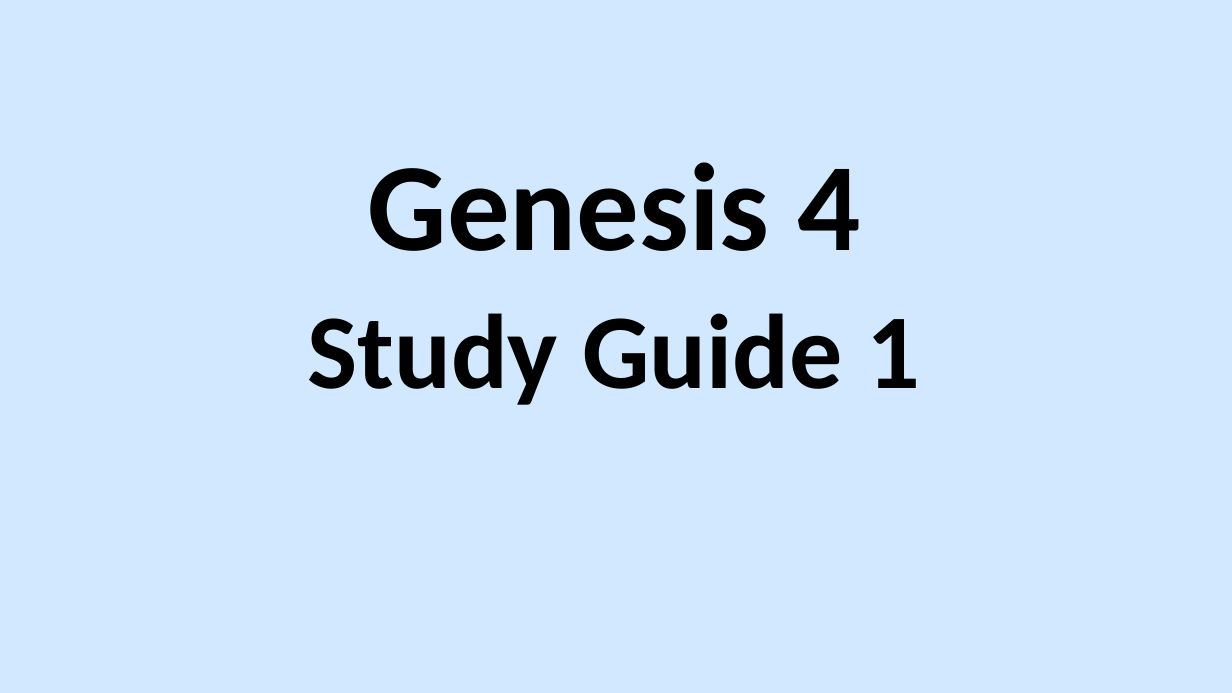
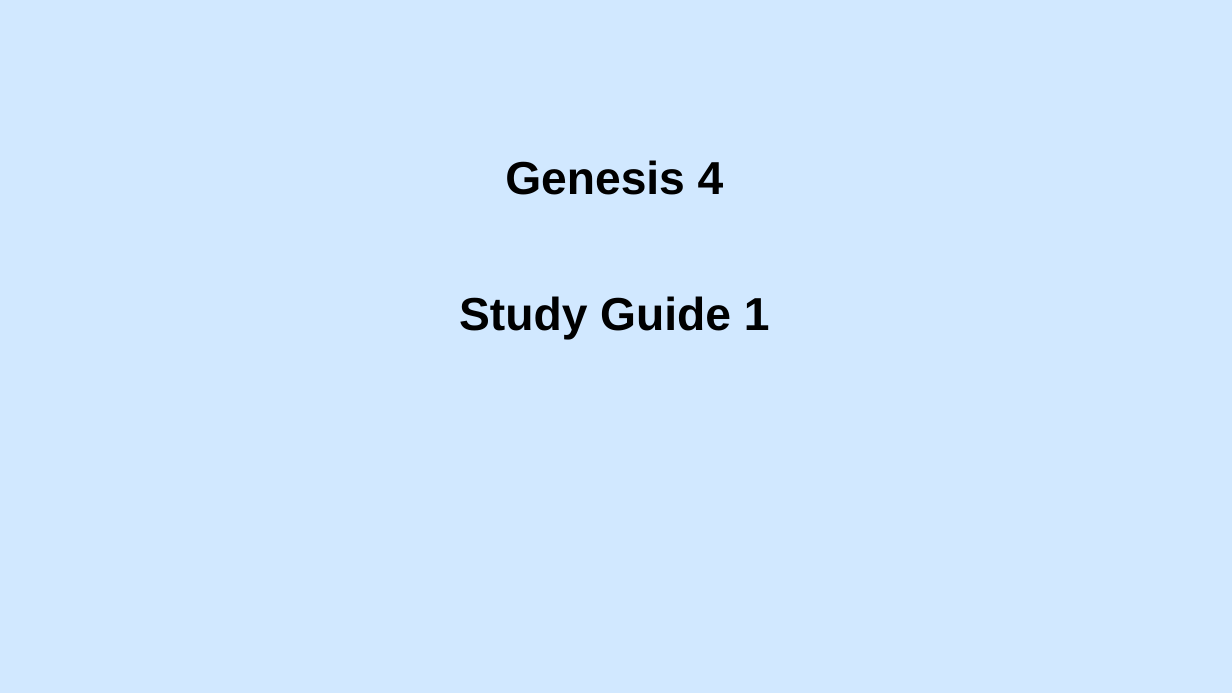
Before and after one commit to shelmel2012-beep/Genesis-Jeopardy-Bible-Bowl-Study-Guide-, a slide deck: slide 1 of Genesis 4 Study Guide 1.pptx. Drawn at 1232x693 pixels with LibreOffice and Linux fonts; fonts in the diff are those of the drawing. Boxes give left, top, right and bottom in pixels: in the first picture for what was removed or moved away, otherwise in the second. Text is boxed around its words. In the diff, an @@ line names an element or a change of style, - is before the commit and + after.

```diff
--- a/Genesis 4 Study Guide 1.pptx
+++ b/Genesis 4 Study Guide 1.pptx
@@ text "Genesis 4": place and size @@
-text "Genesis 4" at bbox=[367, 162, 861, 251]
+text "Genesis 4" at bbox=[505, 160, 724, 195]
@@ text "Genesis 4" at bbox=[505, 160, 724, 195]: size 73 to 27 pt, font Calibri to Arial @@
@@ text "Study Guide 1" at bbox=[459, 296, 770, 340]: size 62 to 27 pt, font Calibri to Arial @@
```
Also in this commit, not shown: 40 other slides changed, 10 slides added, 1 other file.
